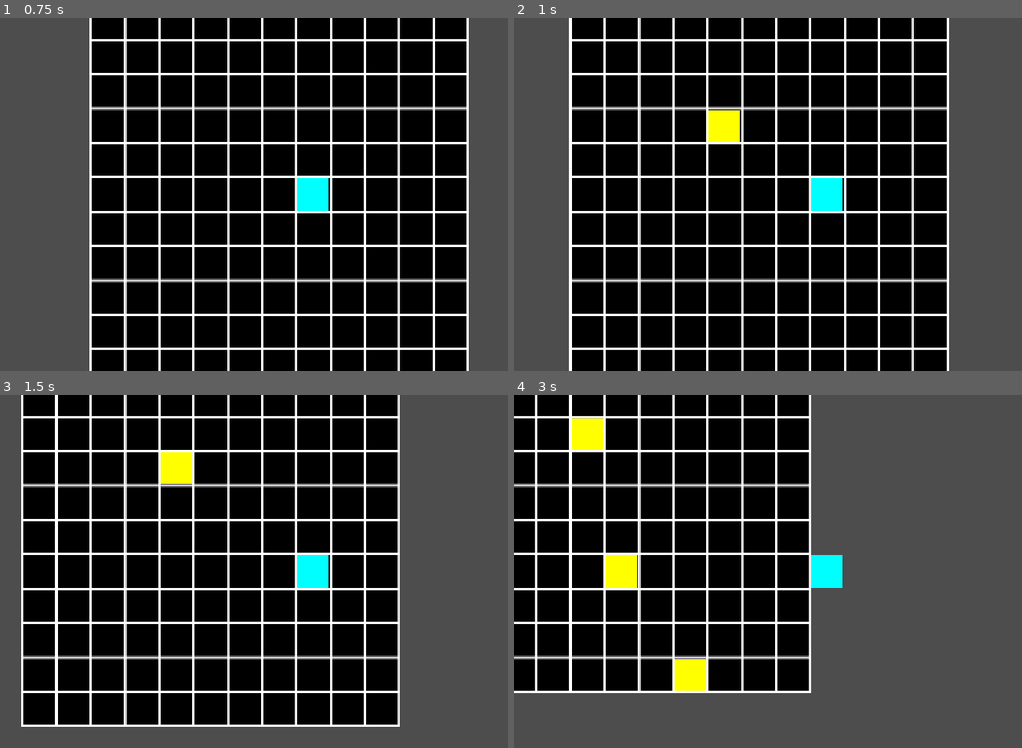
Above: before the commit, frames 1-4 (two rows, left to right).
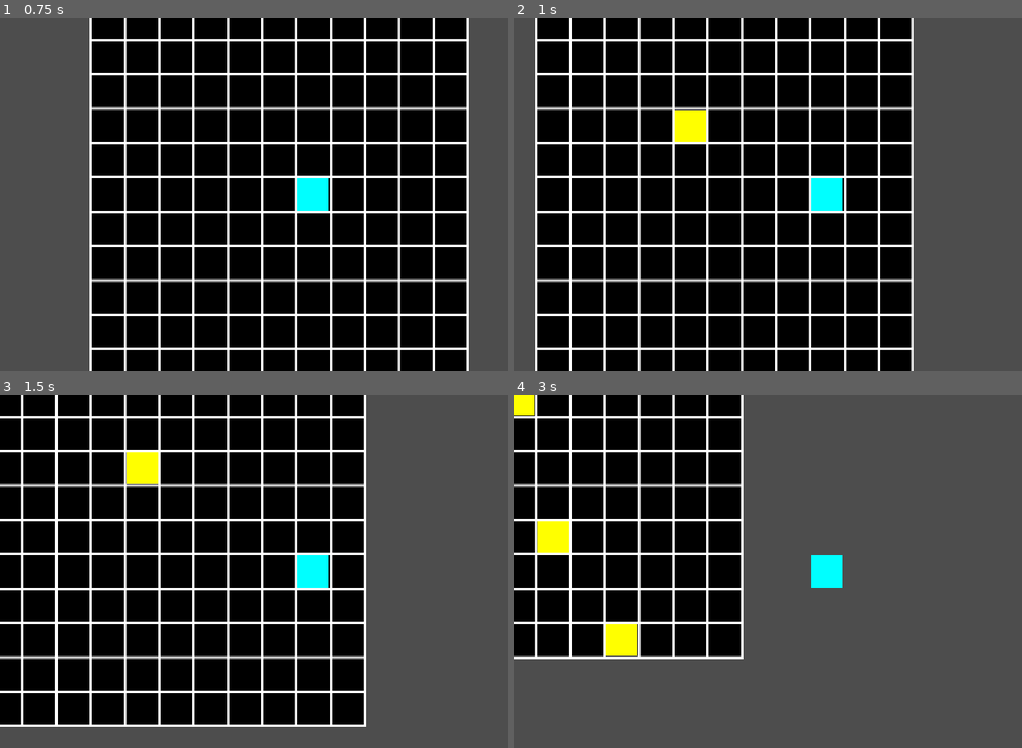
Above: after the commit, the same moments.

Repository: maseyonok421/maseyonok-sTestGameAboutPointThatCanMoveIn4DirectionsOnGrid
Game: Godot game, scene res://scenes/game.tscn
The game is run twice, just before and just after one commit, with the same random seed, the same clock (stepped at 60 frames per second) and the same inputs.
Inputs:
- Up to frame 1 (0.75 s): tap Enter at 0.5 s; hold Right (ui_right) from 0.53 s (still down)
- Up to frame 2 (1 s): keep holding Right (ui_right)
- Up to frame 3 (1.5 s): release Right (ui_right) at 1.28 s; hold Down (ui_down) from 1.28 s (still down)
- Up to frame 4 (3 s): release Down (ui_down) at 2.03 s; hold Right (ui_right) 2.03-2.78 s; hold Up (ui_up) from 2.78 s (still down)

Frame 1 is identical in both runs. In frame 2, 15% of the frame differs, in the area x 4-86%, y 0-100%; in frame 3, 11%; in frame 4, 18%, in the area x 0-59%, y 0-85%.

Commit message:
Full move logic

Diff:
--- a/prefabs/player.tscn
+++ b/prefabs/player.tscn
@@ -20,6 +20,6 @@
 shape = SubResource("RectangleShape2D_4dohe")
 
 [node name="moveTimer" type="Timer" parent="."]
-wait_time = 0.25
+wait_time = 0.2
 
 [connection signal="timeout" from="moveTimer" to="." method="_on_move_timer_timeout"]
--- a/scripts/player.gd
+++ b/scripts/player.gd
@@ -30,6 +30,25 @@
 
 # Called every frame. 'delta' is the elapsed time since the previous frame.
 func _process(delta: float) -> void:
+
+	if   Input.is_action_just_released("ui_left")  \
+	&& direction == 0:
+		direction = -1
+		$moveTimer.stop()
+	elif Input.is_action_just_released("ui_up")  \
+	&& direction == 1:
+		direction = -1
+		$moveTimer.stop()
+	elif Input.is_action_just_released("ui_right")  \
+	&& direction == 2:
+		direction = -1
+		$moveTimer.stop()
+	elif Input.is_action_just_released("ui_down")  \
+	&& direction == 3:
+		direction = -1
+		$moveTimer.stop()
+
+
 	if   Input.is_action_just_pressed("ui_left"):
 		positionX -= 1
 		direction = 0
